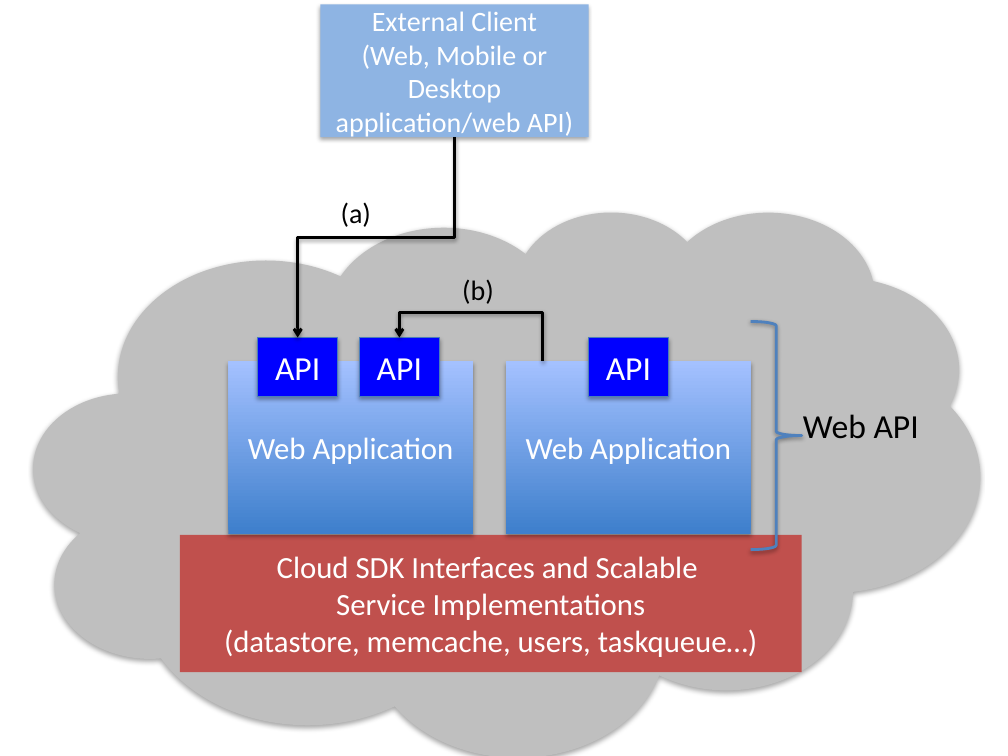
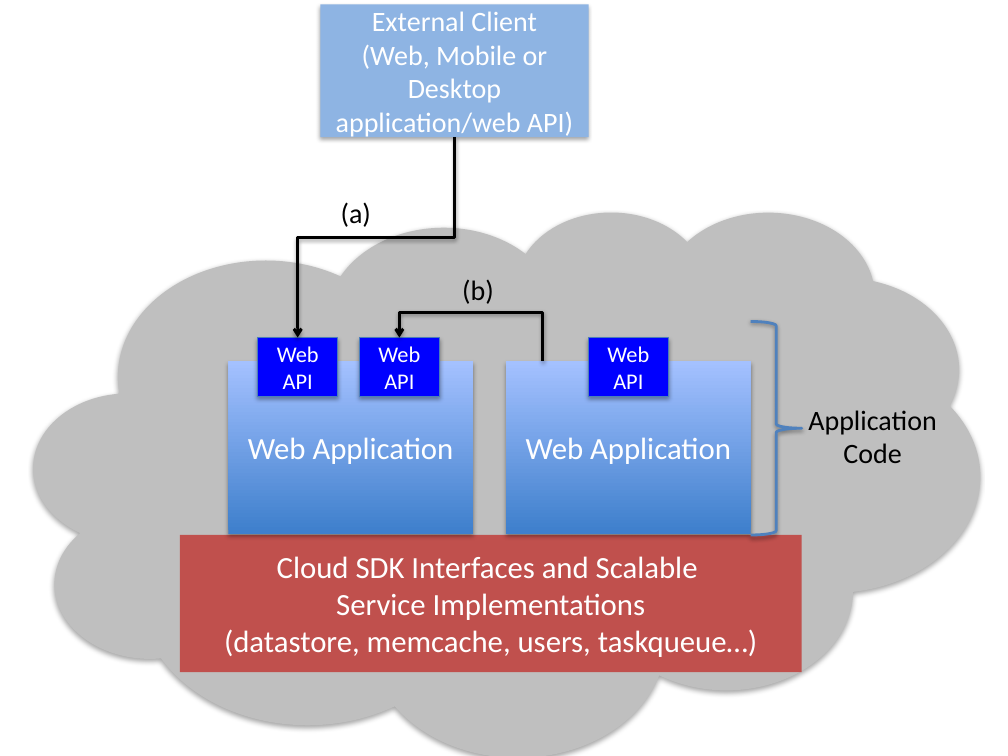
Before and after one commit to Dithn/eager-appscale, a slide deck: slide 2 of Eager/paper/oopsla/figures/FigureDesigns.pptx. Drawn at 1008x756 pixels with LibreOffice and Linux fonts; fonts in the diff are those of the drawing. Boxes give left, top, right and bottom in pixels: in the first picture for what was removed or moved away, otherwise in the second. Text is boxed around its words. In the diff, an @@ line names an element or a change of style, - is before the commit and + after.

```diff
--- a/Eager/paper/oopsla/figures/FigureDesigns.pptx
+++ b/Eager/paper/oopsla/figures/FigureDesigns.pptx
@@ right brace: place and size @@
-right brace at box(751, 322, 802, 549)
+right brace at box(751, 322, 802, 535)
@@ text in rectangle at box(277, 346, 319, 389): text changed; size 24 to 16 pt @@
-API
+Web API
@@ text in rectangle at box(378, 346, 420, 389): text changed; size 24 to 16 pt @@
-API
+Web API
@@ text in rectangle at box(607, 346, 649, 389): text changed; size 24 to 16 pt @@
-API
+Web API
@@ text at box(808, 410, 936, 463): text changed; size 24 to 20 pt @@
-Web API
+Application
+Code
```
Also in this commit, not shown: 5 other files.
